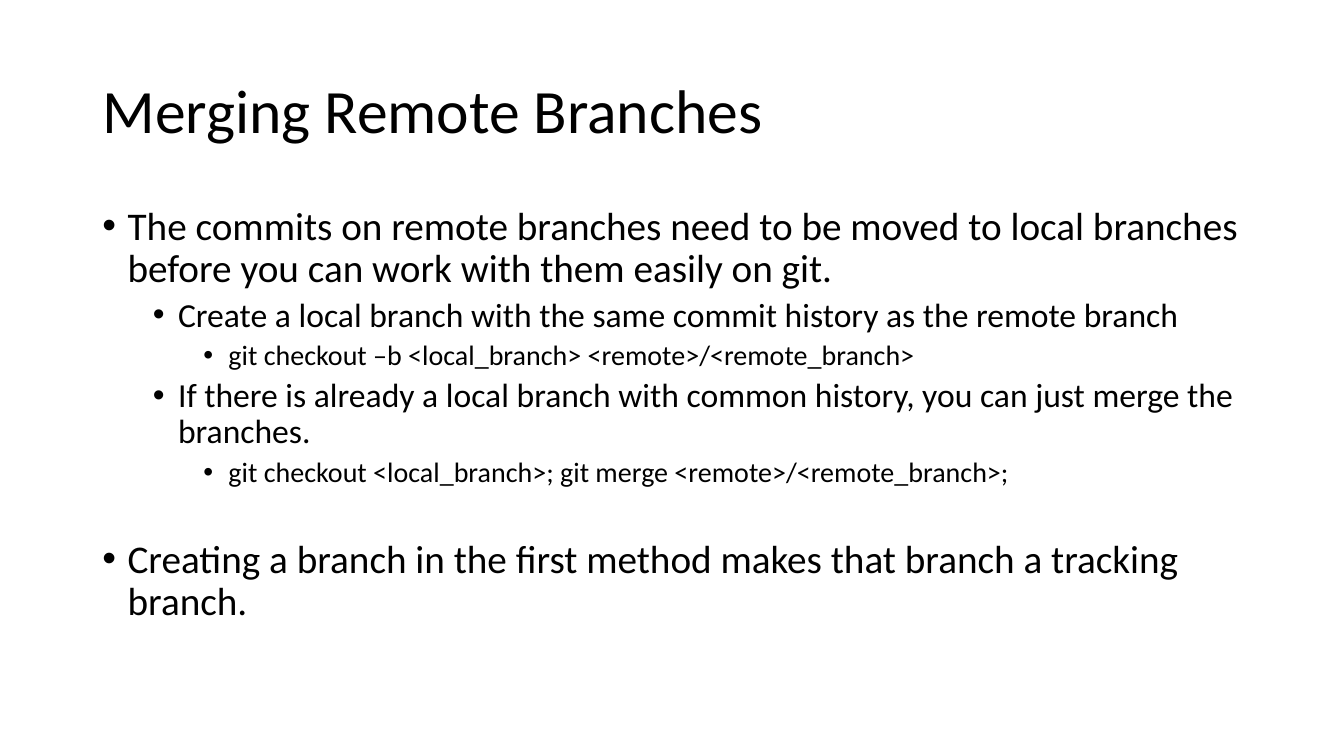
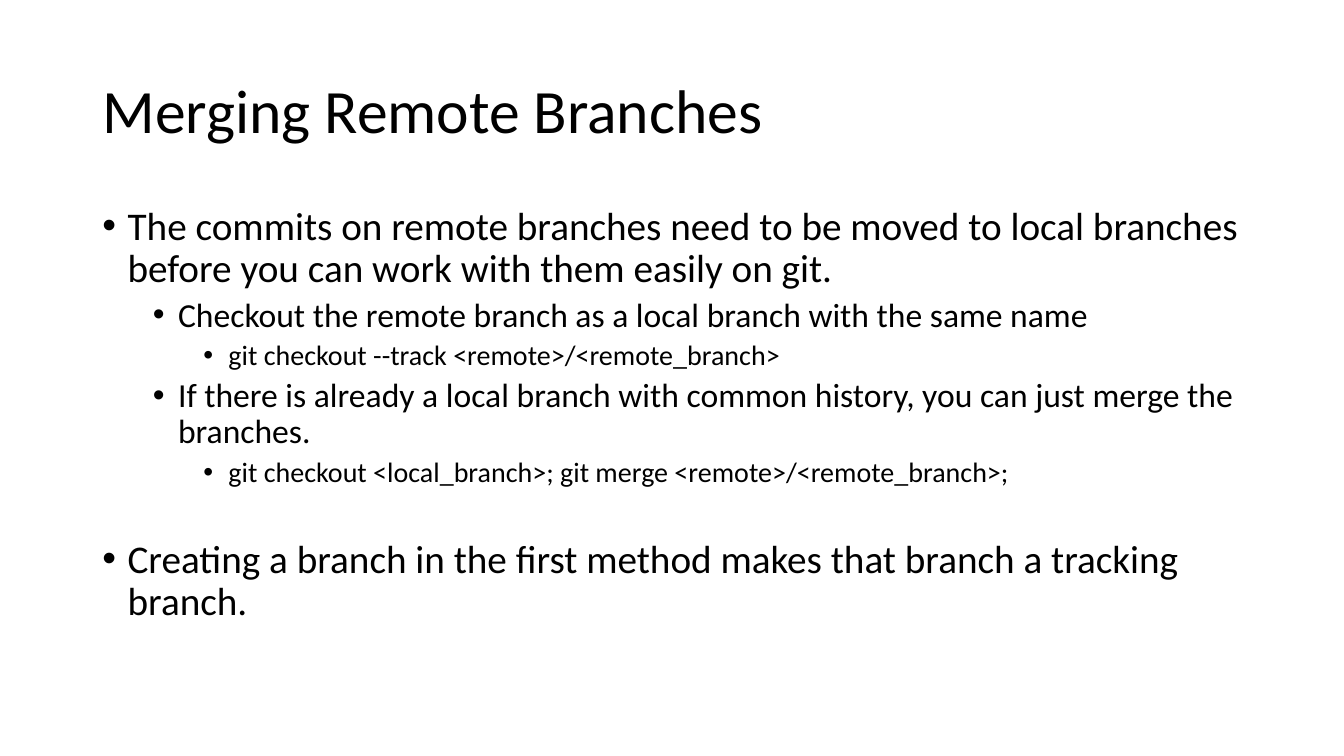
Before and after one commit to sabingautam16/git, a slide deck: slide 19 of Git.pptx. Drawn at 1344x756 pixels with LibreOffice and Linux fonts; fonts in the diff are those of the drawing. Boxes give left, top, right and bottom in pixels: in the first picture for what was removed or moved away, otherwise in the second. Text is boxed around its words. In the diff, an @@ line names an element or a change of style, - is before the commit and + after.

Commit message:
changed remote slides

```diff
--- a/Git.pptx
+++ b/Git.pptx
@@ text at [178,303,1087,370]: text changed @@
-  • Create a local branch with the same commit history as the remote branch
-    • git checkout –b <local_branch> <remote>/<remote_branch>
+  • Checkout the remote branch as a local branch with the same name
+    • git checkout --track <remote>/<remote_branch>
```
Also in this commit, not shown: 2 other slides changed, 1 slide added.
